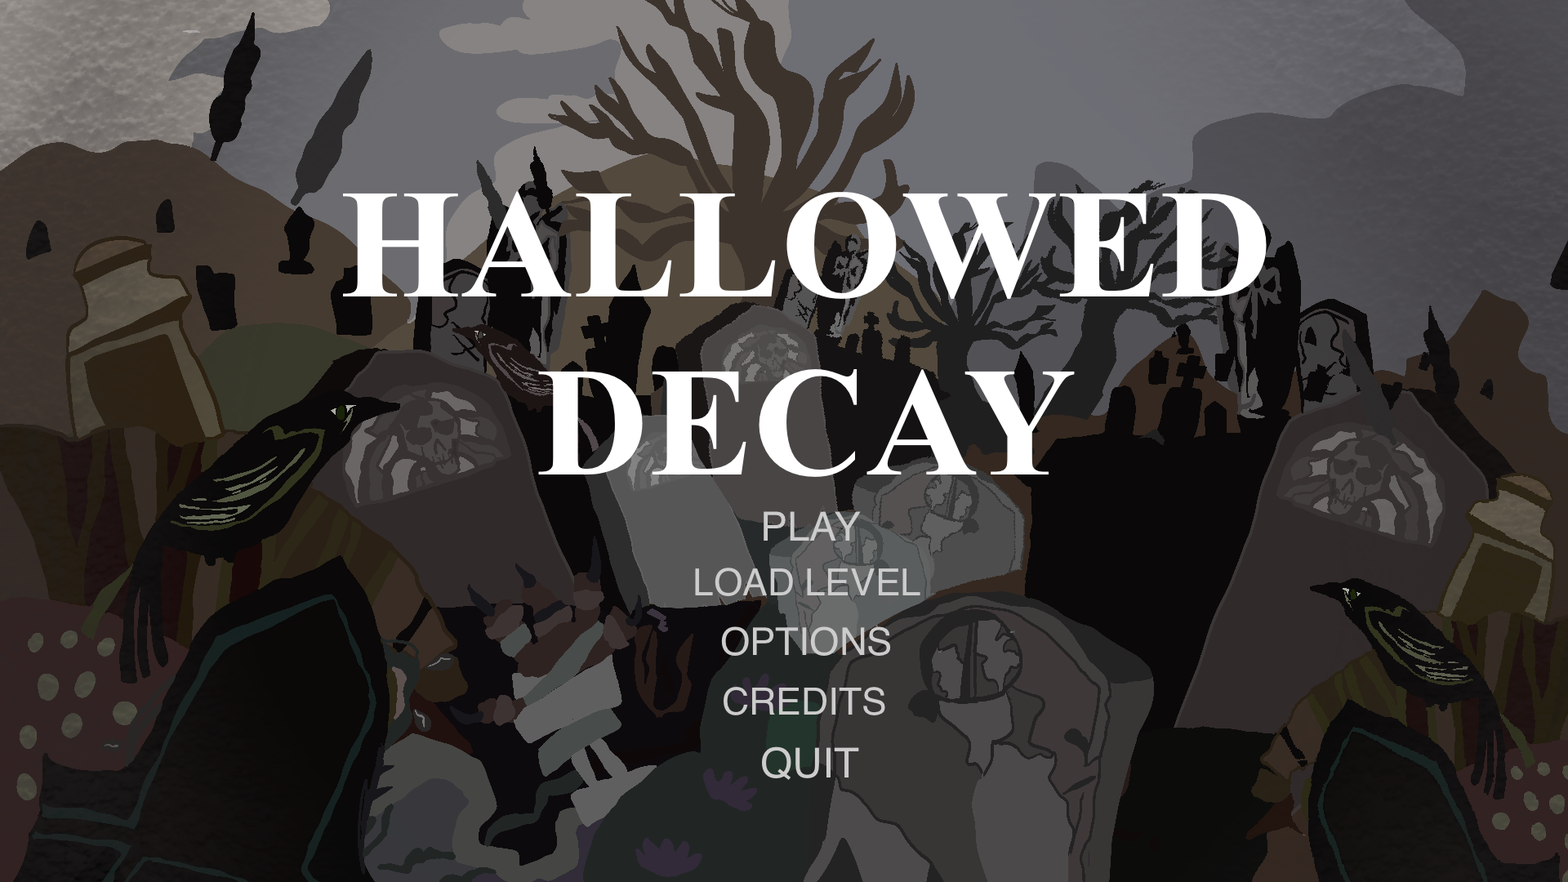
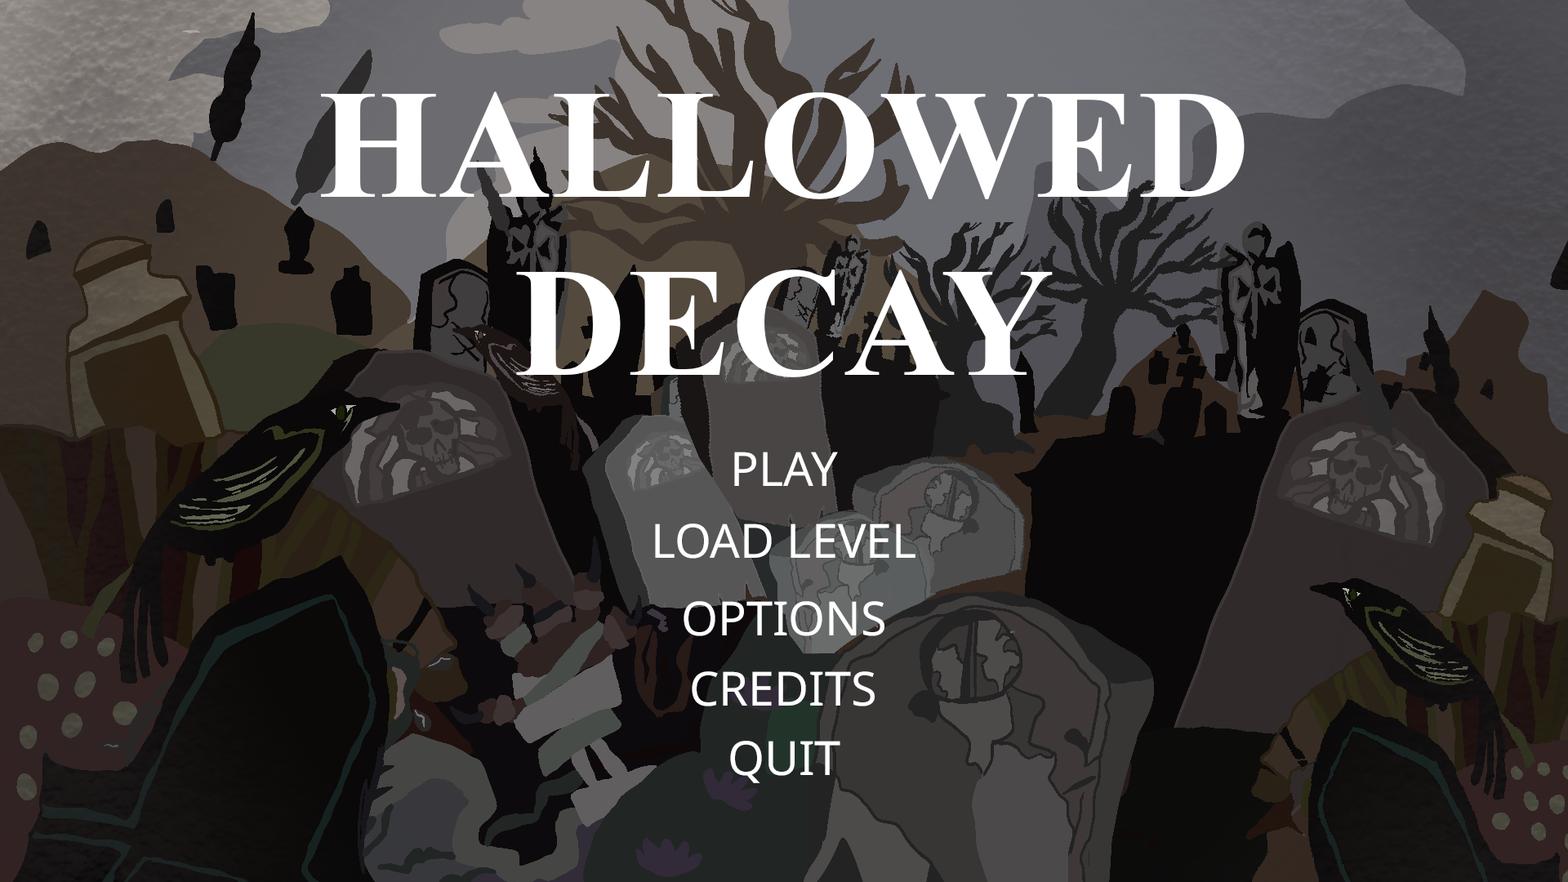
Comparing the layer stacks of the two 1568 x 882 images. Changes:
painted on "QUIT" over [730, 740, 860, 784]
painted on "CREDITS" over [691, 671, 886, 716]
painted on "OPTIONS" over [683, 601, 891, 656]
painted on "LOAD LEVEL" over [654, 523, 921, 597]
painted on "PLAY" over [734, 451, 861, 541]
painted on "HALLOWED DECAY" over [320, 91, 1267, 477]